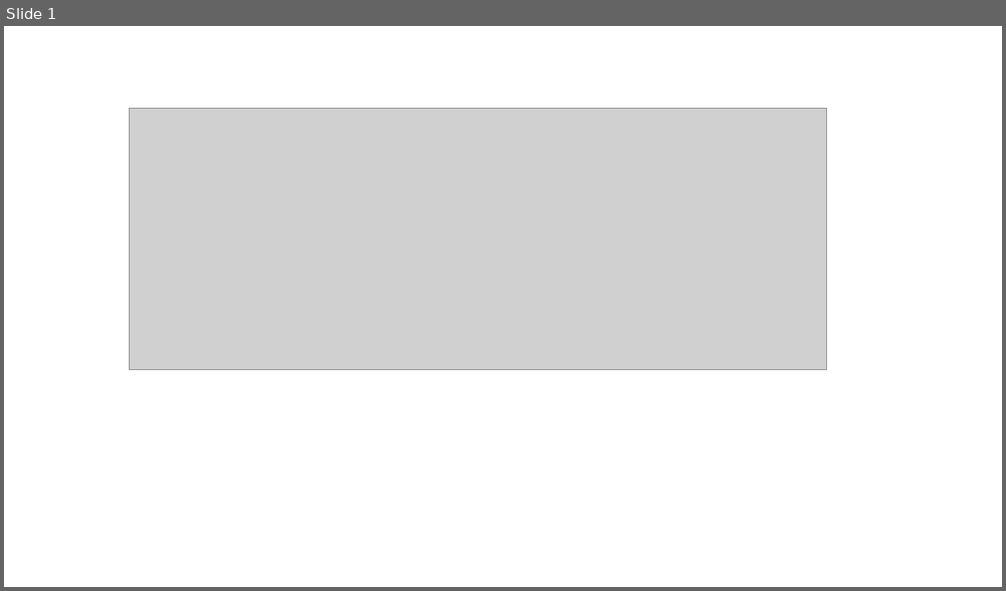
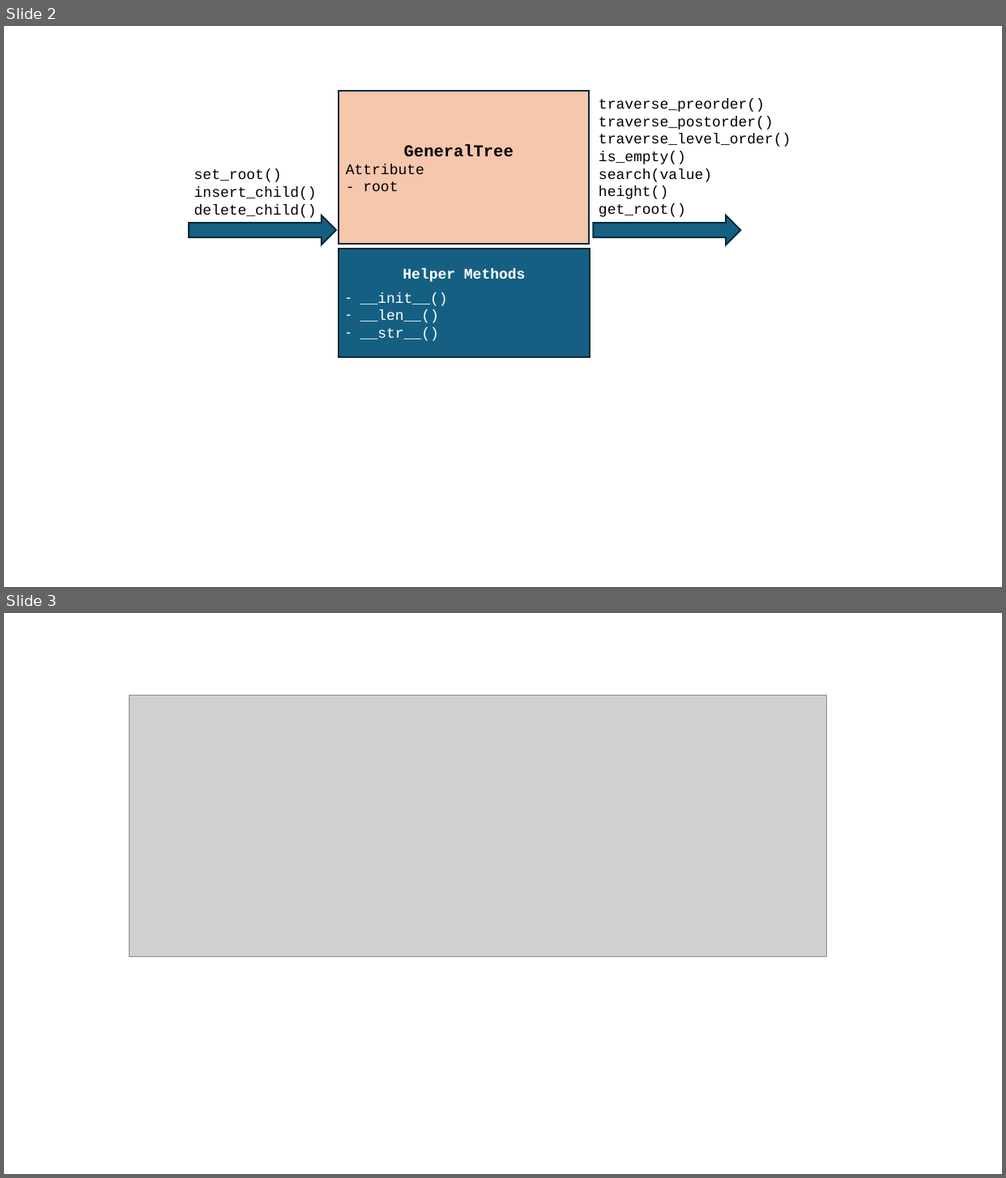
Before and after one commit to mingfujacky/Lecture-DSA-2.0, a slide deck: asset/ppt/ch08_tree.pptx. Shown one above the other, each under a label of ours: slide 1 before the commit, slides 2 and 3 after it. The pictures are 1006x591 and 1006x1178 pixels, drawn with LibreOffice and Linux fonts; fonts in the diff are those of the drawing; grey boxes stand for pictures. Boxes give left, top, right and bottom in pixels: in the first picture for what was removed or moved away, otherwise in the second. Text is boxed around its words. In the diff, an @@ line names an element or a change of style, - is before the commit and + after.

Commit message:
revise general tree

```diff
--- a/asset/ppt/ch08_tree.pptx
+++ b/asset/ppt/ch08_tree.pptx
@@ slide 2 added at (4, 26, 1002, 587), background #FFFFFF @@
@@ rectangle added at (339, 91, 590, 244), fill #F6C6AD, outline #092A39 1.5 pt, 14 pt, text #000000 @@
+GeneralTree
+Attribute
+- root
@@ text added at (599, 99, 791, 217), 14 pt, text #000000 @@
+traverse_preorder()
+traverse_postorder()
+traverse_level_order()
+is_empty()
+search(value)
+height()
+get_root()
@@ text added at (194, 169, 317, 218), 14 pt, text #000000 @@
+set_root()
+insert_child()
+delete_child()
@@ right arrow added at (189, 216, 336, 245), fill #156082, outline #092A39 1.5 pt @@
@@ right arrow added at (593, 216, 740, 245), fill #156082, outline #092A39 1.5 pt @@
@@ rectangle added at (339, 248, 590, 357), fill #156082, outline #092A39 1.5 pt, 14 pt, text #FFFFFF @@
+Helper Methods
+– __init__()
+– __len__()
+– __str__()
@@ what was slide 1 is now slide 3 @@
```
Also in this commit, not shown: 1 other slide added, 1 slide removed, 9 other files.
